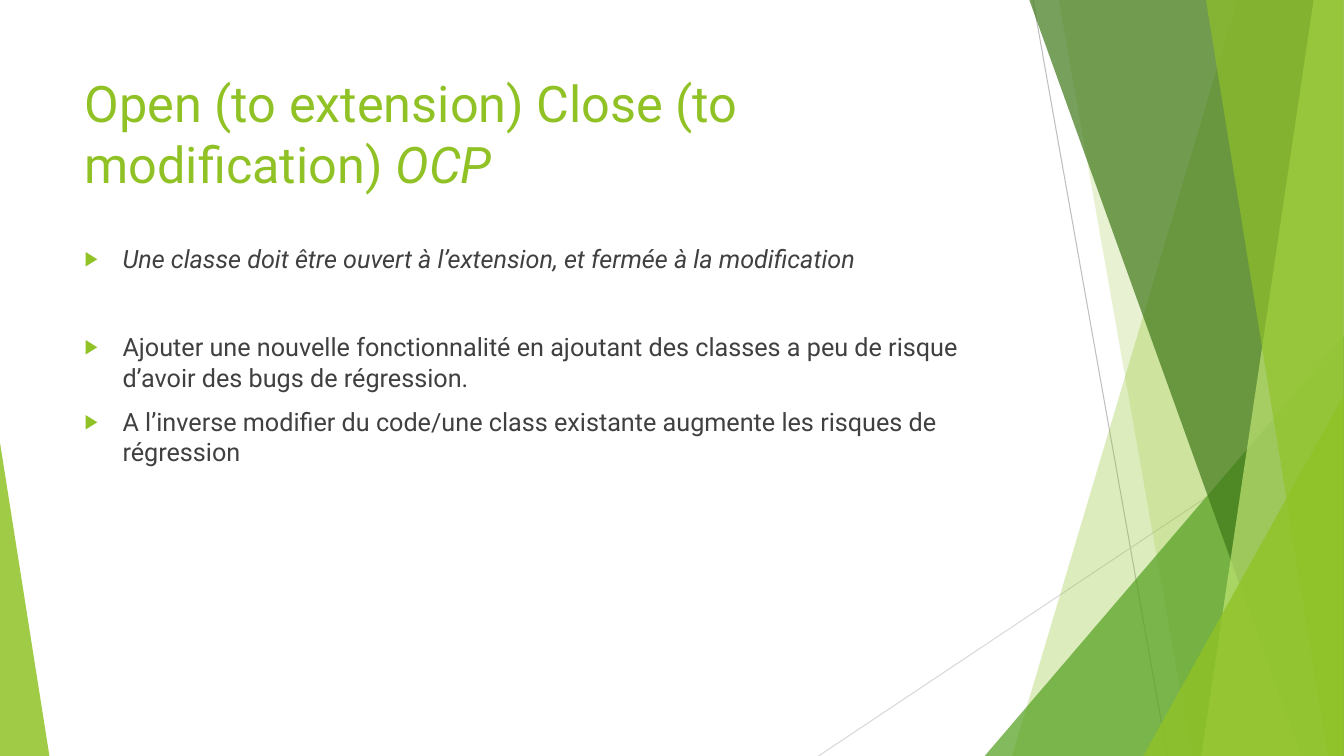
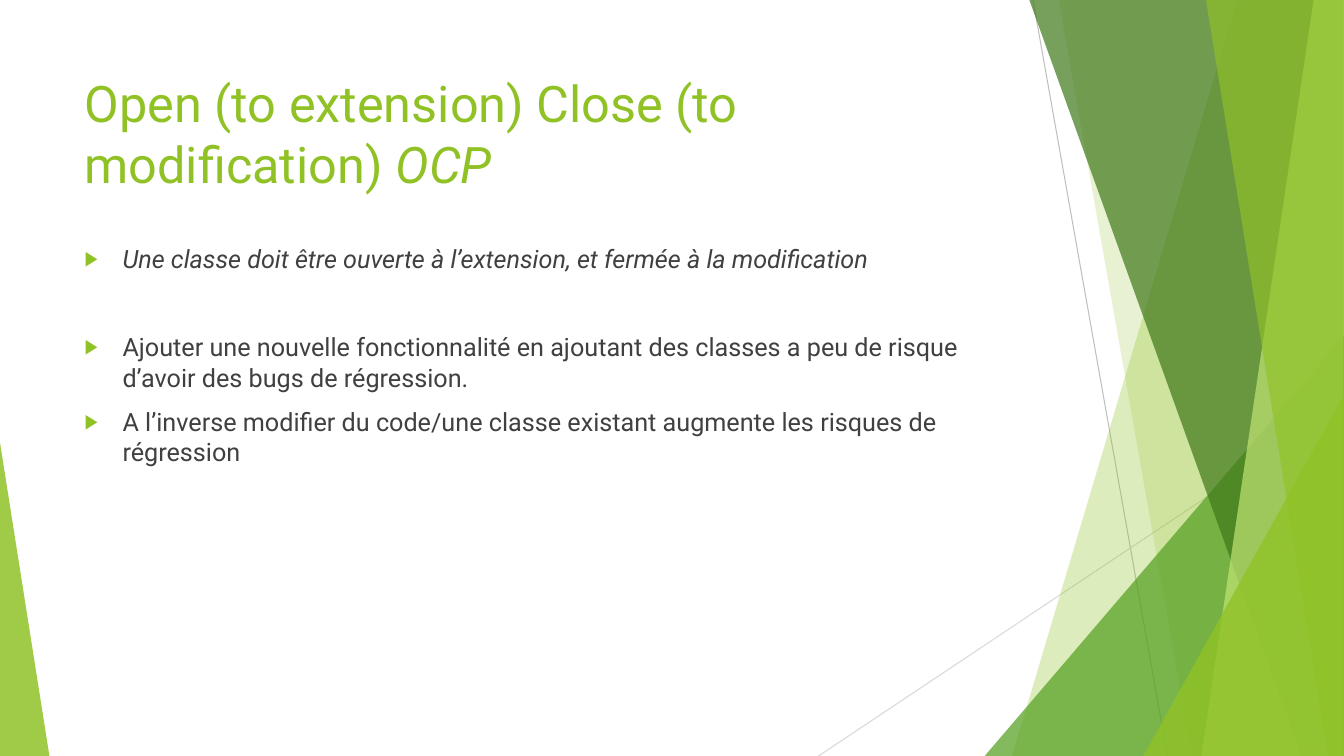
Before and after one commit to worming004/SimpleIsNotEasy, a slide deck: slide 9 of PPT/Easy != Simple.pptx. Drawn at 1344x756 pixels with LibreOffice and Linux fonts; fonts in the diff are those of the drawing. Boxes give left, top, right and bottom in pixels: in the first picture for what was removed or moved away, otherwise in the second. Text is boxed around its words. In the diff, an @@ line names an element or a change of style, - is before the commit and + after.

```diff
--- a/PPT/Easy != Simple.pptx
+++ b/PPT/Easy != Simple.pptx
@@ text at (123,249,868,272): text changed @@
-▶ Une classe doit être ouvert à l’extension, et fermée à la modification
+▶ Une classe doit être ouverte à l’extension, et fermée à la modification
@@ text at (123,412,937,467): text changed @@
-▶ A l’inverse modifier du code/une class existante augmente les risques de régression
+▶ A l’inverse modifier du code/une classe existant augmente les risques de régression
```
Also in this commit, not shown: 13 other slides changed.
